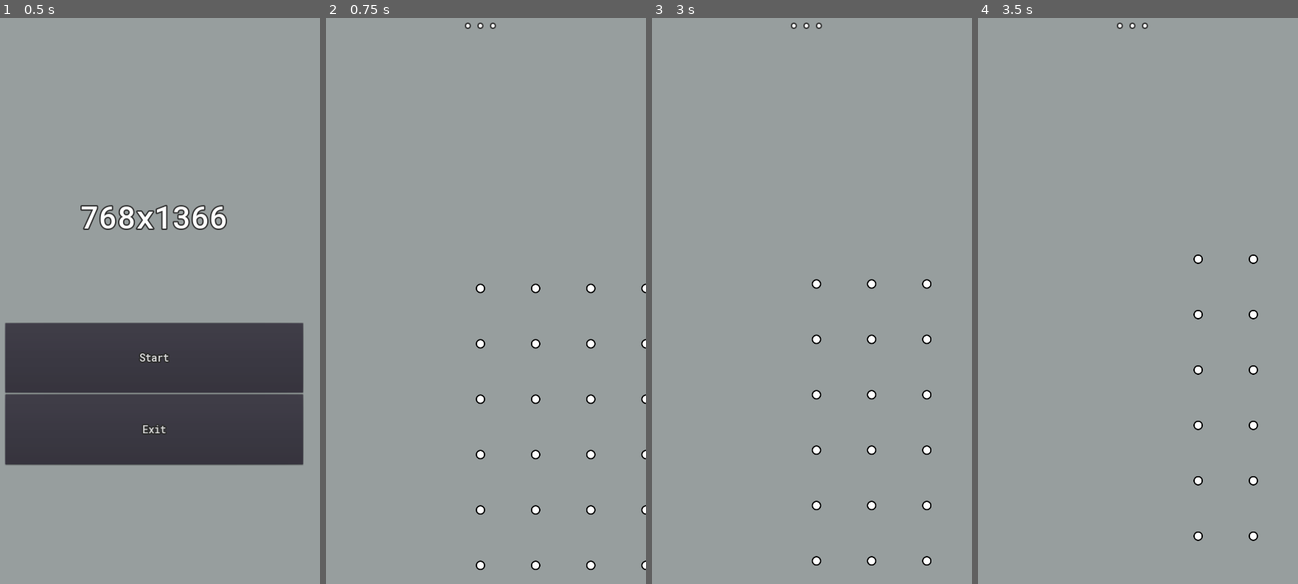
Above: before the commit, frames 1-4 (left to right).
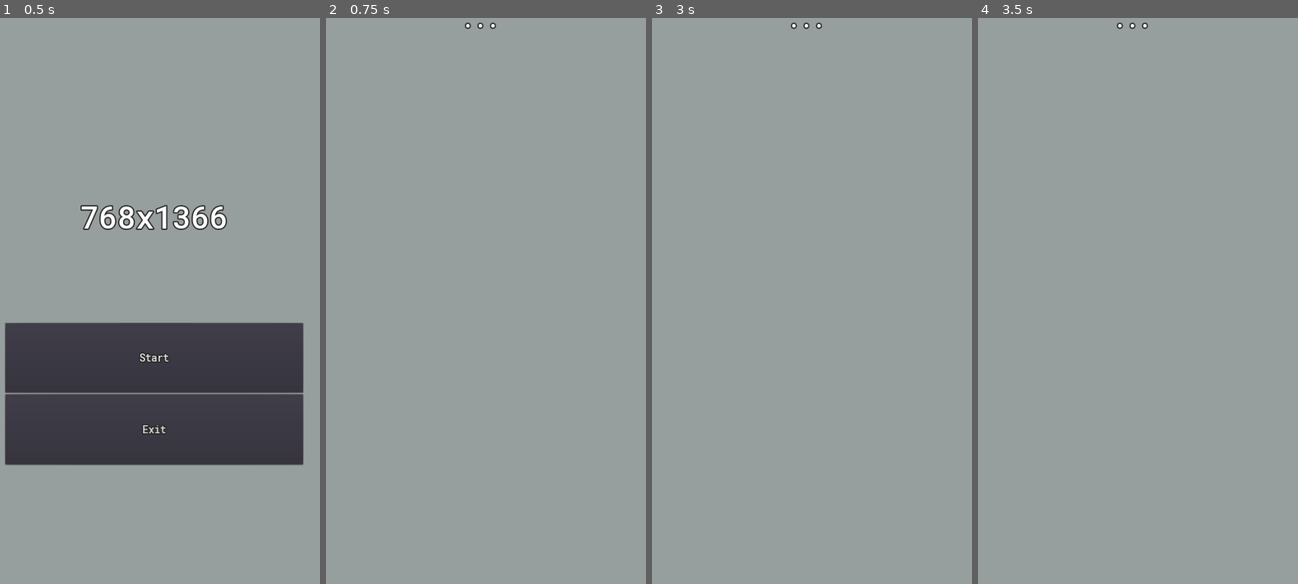
Above: after the commit, the same moments.

Repository: ikhtopod/dotzone-prototype
Game: Godot game, scene res://Maps/MainMenu.tscn
The game is run twice, just before and just after one commit, with the same random seed, the same clock (stepped at 60 frames per second) and the same inputs.
Inputs (mouse positions are in pixels of both pictures, inside the frame that each line leads up to):
- Up to frame 1 (0.5 s): no input
- Up to frame 2 (0.75 s): click "Start" at 0.5 s
- Up to frame 3 (3 s): tap Enter at 1.25 s; move the mouse to (879, 261) at 1.27 s; tap Backspace at 1.35 s; click (879, 261) at 1.42 s; click "Start" at 2 s; tap Space at 2.75 s; drag from (738, 317) to (805, 289) at 2.77 s
- Up to frame 4 (3.5 s): no input

Frame 1 is identical in both runs. In frame 2, 0.9% of the frame differs, in the area x 46-100%, y 46-98%; in frame 3, 0.7%; in frame 4, 0.5%.

Commit message:
correct structure

Diff:
--- a/Gameplay/Battlefield/Battlefield.gd
+++ b/Gameplay/Battlefield/Battlefield.gd
@@ -11,61 +11,21 @@
 const DotViewScene = preload("res://Gameplay/Dot/DotView.tscn")
 
 
-const DEFAULT_FIELD_SIZE: float = 1.0
+# Модель поля
+var m_field: DotStructure = null setget ,GetField
 
-# Текущий размер поля
-var m_fieldSize: Vector2 = Vector2() setget SetFieldSize, GetFieldSize
+func GetField() -> DotStructure:
+	return m_field
 
-func GetFieldSize() -> Vector2:
-	return m_fieldSize
-
-func SetFieldSize(fieldSize: Vector2) -> void:
-	m_fieldSize.x = fieldSize.x if fieldSize.x else DEFAULT_FIELD_SIZE
-	m_fieldSize.y = fieldSize.y if fieldSize.y else DEFAULT_FIELD_SIZE
-
-
-# Поле битвы
-var m_field: Array = [] setget ,GetField
-
-# Получить поле битвы
-func GetField() -> Array:
-	return m_field
 
 # Очистить поле
 func ClearField() -> void:
-	for arr in m_field:
-		arr.clear()
-	m_field.clear()
-
-# Инициализировать m_field в соответствии с m_fieldSize, если поле еще не инициализировано
-func InitFieldByFieldSize() -> void:
-	if not m_field.empty():
-		return
-
-	for w in range(m_fieldSize.x):
-		m_field.push_back([])
-		for h in range(m_fieldSize.y):
-			m_field.back().push_back(DotViewScene.instance())
-			m_field.back().back().position = Vector2(w * 128.0, h * 128.0)
-			add_child(m_field.back().back())
+	m_field.Clear()
 
 
-# Сгенерировать поле битвы, если оно пустое
-func Generate() -> void:
-	if not m_field.empty():
-		return
-
-	SetFieldSize(Vector2(100, 100))
-	InitFieldByFieldSize()
-
-
-func _enter_tree():
-	Generate()
+func _ready():
+	m_field = DotStructure.new()
 
 
 func _exit_tree():
 	ClearField()
-
-
-func _ready():
-	pass
--- a/Gameplay/Dot/Dot.gd
+++ b/Gameplay/Dot/Dot.gd
@@ -38,6 +38,10 @@
 
 	func GetNeighbours() -> Array:
 		return m_neighbours.duplicate(false)
+		#return m_neighbours
+
+	func Clear() -> void:
+		m_neighbours.clear()
 
 	### North ###
 
@@ -50,7 +54,7 @@
 		m_neighbours[ECardinalPoints.N] = neighbour
 
 	# Получить соседний объект по направлению противоположному относительно N
-	func OppositeN() -> Dot:
+	func GetOppositeN() -> Dot:
 		return m_neighbours[EOppositeCardinalPoints.N]
 
 	# Изменить соседний объект по направлению противоположному относительно N
@@ -68,7 +72,7 @@
 		m_neighbours[ECardinalPoints.S] = neighbour
 
 	# Получить соседний объект по направлению противоположному относительно S
-	func OppositeS() -> Dot:
+	func GetOppositeS() -> Dot:
 		return m_neighbours[EOppositeCardinalPoints.S]
 
 	# Изменить соседний объект по направлению противоположному относительно S
@@ -86,7 +90,7 @@
 		m_neighbours[ECardinalPoints.W] = neighbour
 
 	# Получить соседний объект по направлению противоположному относительно W
-	func OppositeW() -> Dot:
+	func GetOppositeW() -> Dot:
 		return m_neighbours[EOppositeCardinalPoints.W]
 
 	# Изменить соседний объект по направлению противоположному относительно W
@@ -104,7 +108,7 @@
 		m_neighbours[ECardinalPoints.E] = neighbour
 
 	# Получить соседний объект по направлению противоположному относительно E
-	func OppositeE() -> Dot:
+	func GetOppositeE() -> Dot:
 		return m_neighbours[EOppositeCardinalPoints.E]
 
 	# Изменить соседний объект по направлению противоположному относительно E
@@ -122,7 +126,7 @@
 		m_neighbours[ECardinalPoints.NW] = neighbour
 
 	# Получить соседний объект по направлению противоположному относительно NW
-	func OppositeNW() -> Dot:
+	func GetOppositeNW() -> Dot:
 		return m_neighbours[EOppositeCardinalPoints.NW]
 
 	# Изменить соседний объект по направлению противоположному относительно NW
@@ -140,7 +144,7 @@
 		m_neighbours[ECardinalPoints.NE] = neighbour
 
 	# Получить соседний объект по направлению противоположному относительно NE
-	func OppositeNE() -> Dot:
+	func GetOppositeNE() -> Dot:
 		return m_neighbours[EOppositeCardinalPoints.NE]
 
 	# Изменить соседний объект по направлению противоположному относительно NE
@@ -158,7 +162,7 @@
 		m_neighbours[ECardinalPoints.SW] = neighbour
 
 	# Получить соседний объект по направлению противоположному относительно SW
-	func OppositeSW() -> Dot:
+	func GetOppositeSW() -> Dot:
 		return m_neighbours[EOppositeCardinalPoints.SW]
 
 	# Изменить соседний объект по направлению противоположному относительно SW
@@ -176,7 +180,7 @@
 		m_neighbours[ECardinalPoints.SE] = neighbour
 
 	# Получить соседний объект по направлению противоположному относительно SE
-	func OppositeSE() -> Dot:
+	func GetOppositeSE() -> Dot:
 		return m_neighbours[EOppositeCardinalPoints.SE]
 
 	# Изменить соседний объект по направлению противоположному относительно SE
@@ -189,8 +193,9 @@
 var m_position: Vector2 = Vector2() setget SetPosition, GetPosition
 
 
-func _init():
+func _init(position: Vector2 = Vector2()):
 	m_dotNeighbours = DotNeighbours.new()
+	m_position = position
 
 
 func GetDotNeighbours() -> DotNeighbours:
@@ -204,6 +209,10 @@
 	m_position = position
 
 
+func Clear() -> void:
+	m_dotNeighbours.Clear()
+
+
 ### UpdateNeighbours ###
 
 # Обновить соседние точки на N, общие как для точки на N так и для текущей точки.
@@ -211,59 +220,130 @@
 
 func UpdateNeighbourN() -> void:
 	var neighbour = m_dotNeighbours.GetN().GetDotNeighbours()
-	neighbour.SetOppositeN(self)
-	neighbour.SetW(m_dotNeighbours.GetNW())
-	neighbour.SetE(m_dotNeighbours.GetNE())
-	neighbour.SetSW(m_dotNeighbours.GetW())
-	neighbour.SetSE(m_dotNeighbours.GetE())
+
+	if !neighbour.GetW() && m_dotNeighbours.GetNW():
+		neighbour.SetW(m_dotNeighbours.GetNW())
+		neighbour.GetW().GetDotNeighbours().SetOppositeW(m_dotNeighbours.GetN())
+
+	if !neighbour.GetE() && m_dotNeighbours.GetNE():
+		neighbour.SetE(m_dotNeighbours.GetNE())
+		neighbour.GetE().GetDotNeighbours().SetOppositeE(m_dotNeighbours.GetN())
+
+	if !neighbour.GetSW() && m_dotNeighbours.GetW():
+		neighbour.SetSW(m_dotNeighbours.GetW())
+		neighbour.GetSW().GetDotNeighbours().SetOppositeSW(m_dotNeighbours.GetN())
+
+	if !neighbour.GetSE() && m_dotNeighbours.GetE():
+		neighbour.SetSE(m_dotNeighbours.GetE())
+		neighbour.GetSE().GetDotNeighbours().SetOppositeSE(m_dotNeighbours.GetN())
+
 
 func UpdateNeighbourNE() -> void:
 	var neighbour = m_dotNeighbours.GetNE().GetDotNeighbours()
-	neighbour.SetOppositeNE(self)
-	neighbour.SetW(m_dotNeighbours.GetN())
-	neighbour.SetS(m_dotNeighbours.GetE())
+
+	if !neighbour.GetW() && m_dotNeighbours.GetN():
+		neighbour.SetW(m_dotNeighbours.GetN())
+		neighbour.GetW().GetDotNeighbours().SetOppositeW(m_dotNeighbours.GetNE())
+
+	if !neighbour.GetS() && m_dotNeighbours.GetE():
+		neighbour.SetS(m_dotNeighbours.GetE())
+		neighbour.GetS().GetDotNeighbours().SetOppositeS(m_dotNeighbours.GetNE())
+
 
 func UpdateNeighbourE() -> void:
 	var neighbour = m_dotNeighbours.GetE().GetDotNeighbours()
-	neighbour.SetOppositeE(self)
-	neighbour.SetN(m_dotNeighbours.GetNE())
-	neighbour.SetS(m_dotNeighbours.GetSE())
-	neighbour.SetNW(m_dotNeighbours.GetN())
-	neighbour.SetSW(m_dotNeighbours.GetS())
+
+	if !neighbour.GetN() && m_dotNeighbours.GetNE():
+		neighbour.SetN(m_dotNeighbours.GetNE())
+		neighbour.GetN().GetDotNeighbours().SetOppositeN(m_dotNeighbours.GetE())
+
+	if !neighbour.GetS() && m_dotNeighbours.GetSE():
+		neighbour.SetS(m_dotNeighbours.GetSE())
+		neighbour.GetS().GetDotNeighbours().SetOppositeS(m_dotNeighbours.GetE())
+
+	if !neighbour.GetNW() && m_dotNeighbours.GetN():
+		neighbour.SetNW(m_dotNeighbours.GetN())
+		neighbour.GetNW().GetDotNeighbours().SetOppositeNW(m_dotNeighbours.GetE())
+
+	if !neighbour.GetSW() && m_dotNeighbours.GetS():
+		neighbour.SetSW(m_dotNeighbours.GetS())
+		neighbour.GetSW().GetDotNeighbours().SetOppositeSW(m_dotNeighbours.GetE())
+
 
 func UpdateNeighbourSE() -> void:
 	var neighbour = m_dotNeighbours.GetSE().GetDotNeighbours()
-	neighbour.SetOppositeSE(self)
-	neighbour.SetN(m_dotNeighbours.GetE())
-	neighbour.SetW(m_dotNeighbours.GetS())
+
+	if !neighbour.GetN() && m_dotNeighbours.GetE():
+		neighbour.SetN(m_dotNeighbours.GetE())
+		neighbour.GetN().GetDotNeighbours().SetOppositeN(m_dotNeighbours.GetSE())
+
+	if !neighbour.GetW() && m_dotNeighbours.GetS():
+		neighbour.SetW(m_dotNeighbours.GetS())
+		neighbour.GetW().GetDotNeighbours().SetOppositeW(m_dotNeighbours.GetSE())
+
 
 func UpdateNeighbourS() -> void:
 	var neighbour = m_dotNeighbours.GetS().GetDotNeighbours()
-	neighbour.SetOppositeS(self)
-	neighbour.SetW(m_dotNeighbours.GetSW())
-	neighbour.SetE(m_dotNeighbours.GetSE())
-	neighbour.SetNW(m_dotNeighbours.GetW())
-	neighbour.SetNE(m_dotNeighbours.GetE())
+
+	if !neighbour.GetW() && m_dotNeighbours.GetSW():
+		neighbour.SetW(m_dotNeighbours.GetSW())
+		neighbour.GetW().GetDotNeighbours().SetOppositeW(m_dotNeighbours.GetS())
+
+	if !neighbour.GetE() && m_dotNeighbours.GetSE():
+		neighbour.SetE(m_dotNeighbours.GetSE())
+		neighbour.GetE().GetDotNeighbours().SetOppositeE(m_dotNeighbours.GetS())
+
+	if !neighbour.GetNW() && m_dotNeighbours.GetW():
+		neighbour.SetNW(m_dotNeighbours.GetW())
+		neighbour.GetNW().GetDotNeighbours().SetOppositeNW(m_dotNeighbours.GetS())
+
+	if !neighbour.GetNE() && m_dotNeighbours.GetE():
+		neighbour.SetNE(m_dotNeighbours.GetE())
+		neighbour.GetNE().GetDotNeighbours().SetOppositeNE(m_dotNeighbours.GetS())
+
 
 func UpdateNeighbourSW() -> void:
 	var neighbour = m_dotNeighbours.GetSW().GetDotNeighbours()
-	neighbour.SetOppositeSW(self)
-	neighbour.SetN(m_dotNeighbours.GetW())
-	neighbour.SetE(m_dotNeighbours.GetS())
+
+	if !neighbour.GetN() && m_dotNeighbours.GetW():
+		neighbour.SetN(m_dotNeighbours.GetW())
+		neighbour.GetN().GetDotNeighbours().SetOppositeN(m_dotNeighbours.GetSW())
+
+	if !neighbour.GetE() && m_dotNeighbours.GetS():
+		neighbour.SetE(m_dotNeighbours.GetS())
+		neighbour.GetE().GetDotNeighbours().SetOppositeE(m_dotNeighbours.GetSW())
+
 
 func UpdateNeighbourW() -> void:
 	var neighbour = m_dotNeighbours.GetW().GetDotNeighbours()
-	neighbour.SetOppositeW(self)
-	neighbour.SetN(m_dotNeighbours.GetNW())
-	neighbour.SetS(m_dotNeighbours.GetSW())
-	neighbour.SetNE(m_dotNeighbours.GetN())
-	neighbour.SetSE(m_dotNeighbours.GetS())
+
+	if !neighbour.GetN() && m_dotNeighbours.GetNW():
+		neighbour.SetN(m_dotNeighbours.GetNW())
+		neighbour.GetN().GetDotNeighbours().SetOppositeN(m_dotNeighbours.GetW())
+
+	if !neighbour.GetS() && m_dotNeighbours.GetSW():
+		neighbour.SetS(m_dotNeighbours.GetSW())
+		neighbour.GetS().GetDotNeighbours().SetOppositeS(m_dotNeighbours.GetW())
+
+	if !neighbour.GetNE() && m_dotNeighbours.GetN():
+		neighbour.SetNE(m_dotNeighbours.GetN())
+		neighbour.GetNE().GetDotNeighbours().SetOppositeNE(m_dotNeighbours.GetW())
+
+	if !neighbour.GetSE() && m_dotNeighbours.GetS():
+		neighbour.SetSE(m_dotNeighbours.GetS())
+		neighbour.GetSE().GetDotNeighbours().SetOppositeSE(m_dotNeighbours.GetW())
+
 
 func UpdateNeighbourNW() -> void:
 	var neighbour = m_dotNeighbours.GetNW().GetDotNeighbours()
-	neighbour.SetOppositeW(self)
-	neighbour.SetE(m_dotNeighbours.GetN())
-	neighbour.SetS(m_dotNeighbours.GetW())
+
+	if !neighbour.GetE() && m_dotNeighbours.GetN():
+		neighbour.SetE(m_dotNeighbours.GetN())
+		neighbour.GetE().GetDotNeighbours().SetOppositeE(m_dotNeighbours.GetNW())
+
+	if !neighbour.GetS() && m_dotNeighbours.GetW():
+		neighbour.SetS(m_dotNeighbours.GetW())
+		neighbour.GetS().GetDotNeighbours().SetOppositeS(m_dotNeighbours.GetNW())
 
 
 ## Высота точки. От нее зависит цвет и скорость захвата
--- a/Gameplay/Dot/DotStructure.gd
+++ b/Gameplay/Dot/DotStructure.gd
@@ -14,10 +14,10 @@
 
 # Класс для создания соседних точек
 class NeighboursGenerator extends Resource:
-	const MAXCOORD: float = 5.0
+	const MAXCOORD: float = 20.0
 
 	var m_queue: Array = []
-	var m_dot: Dot = null
+	var m_neighbour: Dot = null
 
 	func _init(root: Dot):
 		if root:
@@ -25,8 +25,7 @@
 
 	func Generate() -> void:
 		while !m_queue.empty():
-			m_dot = m_queue.pop_front()
-			if m_dot:
+			if m_queue.front():
 				CreateN()
 				CreateNE()
 				CreateE()
@@ -36,96 +35,124 @@
 				CreateW()
 				CreateNW()
 
+			m_queue.pop_front()
+
 	# Заталкиваем в очередь переданную точку, если она соответствует условиям
-	func PushToQueue(neighbour: Dot) -> void:
-		var absPosition: Vector2 = neighbour.GetPosition().abs()
+	func PushToQueue() -> bool:
+		var absPosition: Vector2 = m_neighbour.GetPosition().abs()
 		if absPosition.x < MAXCOORD && absPosition.y < MAXCOORD:
-			m_queue.push_back(neighbour)
+			m_queue.push_back(m_neighbour)
+			return true
+		return false
 
 	# Для каждой Create*() функции проверяем существует ли соседняя точка.
 	# Если нет, то создаем ее, обновляем для нее соседей и заталкиваем в очередь.
 	# Если существует, то просто обновляем соседей
 
 	func CreateN() -> void:
-		if !m_dot.GetDotNeighbours().GetN():
-			var neighbour: Dot = Dot.new()
-			neighbour.SetPosition(m_dot.GetPosition() + Vector2.UP)
-			m_dot.GetDotNeighbours().SetN(neighbour)
-			m_dot.UpdateNeighbourN()
-			PushToQueue(neighbour)
+		if m_queue.front().GetDotNeighbours().GetN():
+			m_queue.front().UpdateNeighbourN()
 		else:
-			m_dot.UpdateNeighbourN()
+			m_neighbour = Dot.new()
+			m_neighbour.SetPosition(m_queue.front().GetPosition() + Vector2.UP)
+			if not PushToQueue():
+				m_neighbour = null
+				return
+			m_queue.front().GetDotNeighbours().SetN(m_queue.back())
+			m_queue.back().GetDotNeighbours().SetOppositeN(m_queue.front())
+			m_queue.front().UpdateNeighbourN()
+
 
 	func CreateNE() -> void:
-		if !m_dot.GetDotNeighbours().GetNE():
-			var neighbour: Dot = Dot.new()
-			neighbour.SetPosition(m_dot.GetPosition() + Vector2.UP + Vector2.RIGHT)
-			m_dot.GetDotNeighbours().SetNE(neighbour)
-			m_dot.UpdateNeighbourNE()
-			PushToQueue(neighbour)
+		if m_queue.front().GetDotNeighbours().GetNE():
+			m_queue.front().UpdateNeighbourNE()
 		else:
-			m_dot.UpdateNeighbourNE()
+			m_neighbour = Dot.new()
+			m_neighbour.SetPosition(m_queue.front().GetPosition() + Vector2.UP + Vector2.RIGHT)
+			if not PushToQueue():
+				m_neighbour = null
+				return
+			m_queue.front().GetDotNeighbours().SetNE(m_queue.back())
+			m_queue.back().GetDotNeighbours().SetOppositeNE(m_queue.front())
+			m_queue.front().UpdateNeighbourNE()
 
 	func CreateE() -> void:
-		if !m_dot.GetDotNeighbours().GetE():
-			var neighbour: Dot = Dot.new()
-			neighbour.SetPosition(m_dot.GetPosition() + Vector2.RIGHT)
-			m_dot.GetDotNeighbours().SetE(neighbour)
-			m_dot.UpdateNeighbourE()
-			PushToQueue(neighbour)
+		if m_queue.front().GetDotNeighbours().GetE():
+			m_queue.front().UpdateNeighbourE()
 		else:
-			m_dot.UpdateNeighbourE()
+			m_neighbour = Dot.new()
+			m_neighbour.SetPosition(m_queue.front().GetPosition() + Vector2.RIGHT)
+			if not PushToQueue():
+				m_neighbour = null
+				return
+			m_queue.front().GetDotNeighbours().SetE(m_queue.back())
+			m_queue.back().GetDotNeighbours().SetOppositeE(m_queue.front())
+			m_queue.front().UpdateNeighbourE()
 
 	func CreateSE() -> void:
-		if !m_dot.GetDotNeighbours().GetSE():
-			var neighbour: Dot = Dot.new()
-			neighbour.SetPosition(m_dot.GetPosition() + Vector2.DOWN + Vector2.RIGHT)
-			m_dot.GetDotNeighbours().SetSE(neighbour)
-			m_dot.UpdateNeighbourSE()
-			PushToQueue(neighbour)
+		if m_queue.front().GetDotNeighbours().GetSE():
+			m_queue.front().UpdateNeighbourSE()
 		else:
-			m_dot.UpdateNeighbourSE()
+			m_neighbour = Dot.new()
+			m_neighbour.SetPosition(m_queue.front().GetPosition() + Vector2.DOWN + Vector2.RIGHT)
+			if not PushToQueue():
+				m_neighbour = null
+				return
+			m_queue.front().GetDotNeighbours().SetSE(m_queue.back())
+			m_queue.back().GetDotNeighbours().SetOppositeSE(m_queue.front())
+			m_queue.front().UpdateNeighbourSE()
 
 	func CreateS() -> void:
-		if !m_dot.GetDotNeighbours().GetS():
-			var neighbour: Dot = Dot.new()
-			neighbour.SetPosition(m_dot.GetPosition() + Vector2.DOWN)
-			m_dot.GetDotNeighbours().SetS(neighbour)
-			m_dot.UpdateNeighbourS()
-			PushToQueue(neighbour)
+		if m_queue.front().GetDotNeighbours().GetS():
+			m_queue.front().UpdateNeighbourS()
 		else:
-			m_dot.UpdateNeighbourS()
+			m_neighbour = Dot.new()
+			m_neighbour.SetPosition(m_queue.front().GetPosition() + Vector2.DOWN)
+			if not PushToQueue():
+				m_neighbour = null
+				return
+			m_queue.front().GetDotNeighbours().SetS(m_queue.back())
+			m_queue.back().GetDotNeighbours().SetOppositeS(m_queue.front())
+			m_queue.front().UpdateNeighbourS()
 
 	func CreateSW() -> void:
-		if !m_dot.GetDotNeighbours().GetSW():
-			var neighbour: Dot = Dot.new()
-			neighbour.SetPosition(m_dot.GetPosition() + Vector2.DOWN + Vector2.LEFT)
-			m_dot.GetDotNeighbours().SetSW(neighbour)
-			m_dot.UpdateNeighbourSW()
-			PushToQueue(neighbour)
+		if m_queue.front().GetDotNeighbours().GetSW():
+			m_queue.front().UpdateNeighbourSW()
 		else:
-			m_dot.UpdateNeighbourSW()
+			m_neighbour = Dot.new()
+			m_neighbour.SetPosition(m_queue.front().GetPosition() + Vector2.DOWN + Vector2.LEFT)
+			if not PushToQueue():
+				m_neighbour = null
+				return
+			m_queue.front().GetDotNeighbours().SetSW(m_queue.back())
+			m_queue.back().GetDotNeighbours().SetOppositeSW(m_queue.front())
+			m_queue.front().UpdateNeighbourSW()
 
 	func CreateW() -> void:
-		if !m_dot.GetDotNeighbours().GetW():
-			var neighbour: Dot = Dot.new()
-			neighbour.SetPosition(m_dot.GetPosition() + Vector2.LEFT)
-			m_dot.GetDotNeighbours().SetW(neighbour)
-			m_dot.UpdateNeighbourW()
-			PushToQueue(neighbour)
+		if m_queue.front().GetDotNeighbours().GetW():
+			m_queue.front().UpdateNeighbourW()
 		else:
-			m_dot.UpdateNeighbourW()
+			m_neighbour = Dot.new()
+			m_neighbour.SetPosition(m_queue.front().GetPosition() + Vector2.LEFT)
+			if not PushToQueue():
+				m_neighbour = null
+				return
+			m_queue.front().GetDotNeighbours().SetW(m_queue.back())
+			m_queue.back().GetDotNeighbours().SetOppositeW(m_queue.front())
+			m_queue.front().UpdateNeighbourW()
 
 	func CreateNW() -> void:
-		if !m_dot.GetDotNeighbours().GetNW():
-			var neighbour: Dot = Dot.new()
-			neighbour.SetPosition(m_dot.GetPosition() + Vector2.UP + Vector2.LEFT)
-			m_dot.GetDotNeighbours().SetNW(neighbour)
-			m_dot.UpdateNeighbourNW()
-			PushToQueue(neighbour)
+		if m_queue.front().GetDotNeighbours().GetNW():
+			m_queue.front().UpdateNeighbourNW()
 		else:
-			m_dot.UpdateNeighbourNW()
-
+			m_neighbour = Dot.new()
+			m_neighbour.SetPosition(m_queue.front().GetPosition() + Vector2.UP + Vector2.LEFT)
+			if not PushToQueue():
+				m_neighbour = null
+				return
+			m_queue.front().GetDotNeighbours().SetNW(m_queue.back())
+			m_queue.back().GetDotNeighbours().SetOppositeNW(m_queue.front())
+			m_queue.front().UpdateNeighbourNW()
 
 
 var m_root: Dot = null
@@ -133,3 +160,23 @@
 func _init():
 	m_root = Dot.new()
 	NeighboursGenerator.new(m_root).Generate()
+
+
+func Clear() -> void:
+	if !m_root:
+		return
+
+	var queue: Array = [m_root]
+
+	while (!queue.empty()):
+		var dot: Dot = queue.pop_front()
+		if !dot:
+			continue
+
+		var neighbours: Array = dot.GetDotNeighbours().GetNeighbours()
+		for i in range(neighbours.size()):
+			if neighbours[i]:
+				queue.push_back(neighbours[i])
+
+		if dot:
+			dot.Clear()
--- a/project.godot
+++ b/project.godot
@@ -50,7 +50,6 @@
 
 window/size/width=768
 window/size/height=1366
-window/size/fullscreen=true
 window/handheld/orientation="sensor_portrait"
 window/stretch/mode="2d"
 window/stretch/aspect="keep_width"
